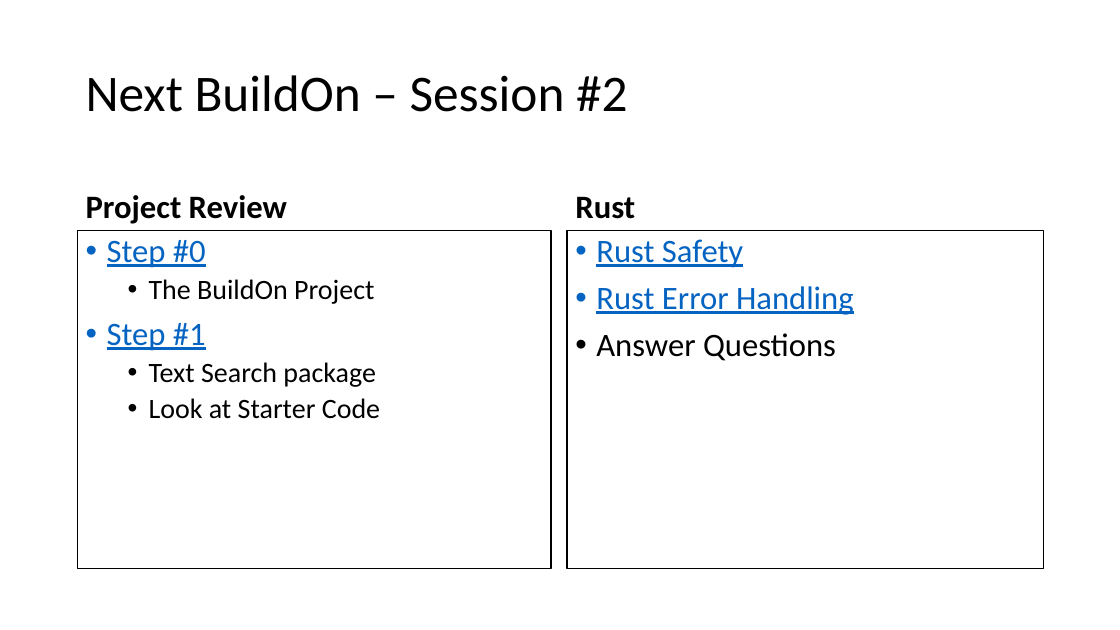
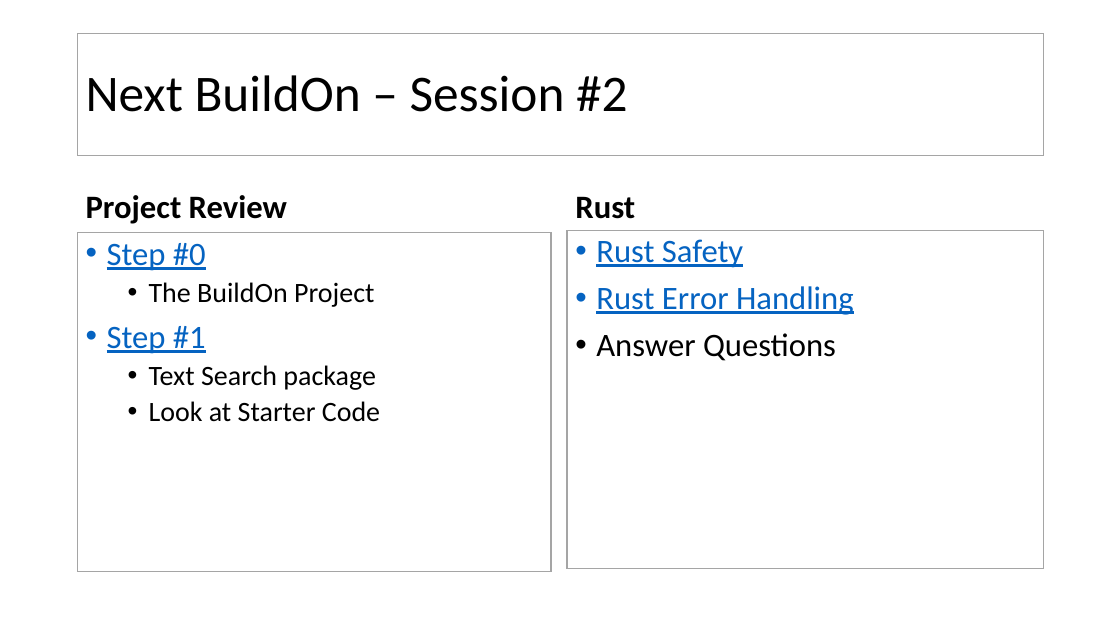
Before and after one commit to JimFawcett/JimFawcett.github.io, a slide deck: slide 7 of Resources/Build-On.pptx (slide 5 before the commit). Drawn at 1120x630 pixels with LibreOffice and Linux fonts; fonts in the diff are those of the drawing. Boxes give left, top, right and bottom in pixels: in the first picture for what was removed or moved away, otherwise in the second. Text is boxed around its words. In the diff, an @@ line names an element or a change of style, - is before the commit and + after.

```diff
--- a/Resources/Build-On.pptx
+++ b/Resources/Build-On.pptx
@@ title "Next BuildOn – Session #2": place and size @@
-title "Next BuildOn – Session #2" at [86,75,628,112]
+title "Next BuildOn – Session #2" at [77,34,1044,155]
@@ title "Next BuildOn – Session #2" at [77,34,1044,155]: fill none to #FFFFFF; outline none to #A5A5A5 1 pt @@
@@ text "Step #0" at [77,233,551,571]: fill none to #FFFFFF; outline #000000 1 pt to #A5A5A5 1 pt @@
@@ text "Rust Safety" at [567,230,1044,569]: fill none to #FFFFFF; outline #000000 1 pt to #A5A5A5 1 pt @@
```
Also in this commit, not shown: 6 other slides changed, 2 slides added, 1 other file.
